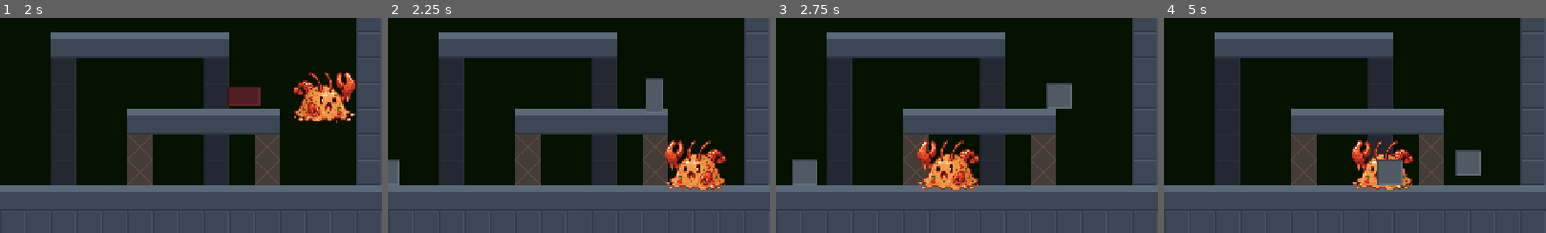
Above: before the commit, frames 1-4 (left to right).
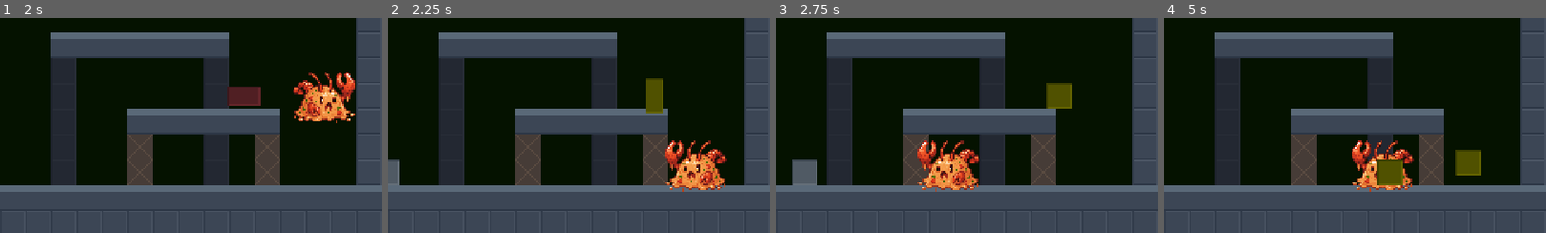
Above: after the commit, the same moments.

Repository: ido1224/2d-metroidvania
Game: Godot game, scene res://scenes/rooms/test_room_2.tscn
Same seed, same stepped clock (60 frames per second), same inputs: the game is played once before the commit and once after it. This scene is started directly instead of the project's main scene.
Inputs:
- Up to frame 1 (2 s): tap Enter at 0.5 s; hold D (move_right) from 0.53 s (still down); tap J (attack) at 0.6 s; tap Space (jump) at 0.77, 1.52 s; tap K (dash) at 1.35 s
- Up to frame 2 (2.25 s): release D (move_right) at 2.03 s; hold A (move_left) from 2.03 s (still down); tap Q (ground_slam) at 2.1 s
- Up to frame 3 (2.75 s): keep holding A (move_left)
- Up to frame 4 (5 s): release A (move_left) at 2.78 s; hold D (move_right) 2.78-4.28 s; tap J (attack) at 2.85 s; tap Space (jump) at 3.02, 3.77, 4.52 s; tap K (dash) at 3.6 s; hold A (move_left) from 4.28 s (still down); tap Q (ground_slam) at 4.35 s
The pictures show only the part of the screen within x 50-100%, y 50-100%; the shares and areas given below are measured in that part.

Frame 1 is identical in both runs. In frame 2, 0.7% of the frame differs, in the area x 67-72%, y 28-45%; in frame 3, 0.8%; in frame 4, 1.6%, in the area x 55-83%, y 61-78%.

Commit message:
Upgrade to Godot 4.6; red hit flash and yellow lunge tint on Ground Walker
Godot 4.6 also adds a .uid file next to every script; these are meant to be committed.

Co-Authored-By: Claude Opus 5.5 <noreply@anthropic.com>
Claude-Session: https://claude.ai/code/session_01SiMGQoBfnYZj9AUBZdEwK8

Diff:
--- a/project.godot
+++ b/project.godot
@@ -8,11 +8,15 @@
 
 config_version=5
 
+[animation]
+
+compatibility/default_parent_skeleton_in_mesh_instance_3d=true
+
 [application]
 
 config/name="2D-metroidvania-vibcode"
 run/main_scene="res://scenes/rooms/test_room.tscn"
-config/features=PackedStringArray("4.3", "GL Compatibility")
+config/features=PackedStringArray("4.6", "GL Compatibility")
 config/icon="res://icon.svg"
 
 [autoload]
--- a/scenes/enemies/base_enemy.gd
+++ b/scenes/enemies/base_enemy.gd
@@ -139,7 +139,7 @@
 
 ## Brief over-bright flash to signal that the enemy took a hit.
 func flash() -> void:
-	$Sprite2D.modulate = Color(10.0, 10.0, 10.0)
+	$Sprite2D.modulate = Color(1.0, 0.2, 0.2)
 	var tween := create_tween()
 	tween.tween_property($Sprite2D, "modulate", Color(1.0, 1.0, 1.0, 1.0), 0.15)
 
--- a/scenes/enemies/states/ground_walker/attack.gd
+++ b/scenes/enemies/states/ground_walker/attack.gd
@@ -128,8 +128,8 @@
 	_timer = 0.0
 	_phase = Phase.LUNGE
 
-	# Clear telegraph tint
-	enemy.get_node("Sprite2D").modulate = Color.WHITE
+	# Yellow tint on lunge
+	enemy.get_node("Sprite2D").modulate = Color(1.0, 0.9, 0.0)
 
 	# Position and activate hitbox
 	var hb = enemy.get_node("Hitbox")
Not shown, added: autoloads/game_manager.gd.uid
Not shown, added: scenes/components/health_component.gd.uid
Not shown, added: scenes/components/hitbox.gd.uid
Not shown, added: scenes/components/hurtbox.gd.uid
Not shown, added: scenes/componets/hitbox.gd.uid
Not shown, added: scenes/componets/hurtbox.gd.uid
Not shown, added: scenes/enemies/base_enemy.gd.uid
Not shown, added: scenes/enemies/ground_walker/ground_walker.gd.uid
Not shown, added: scenes/enemies/states/enemy_state.gd.uid
Not shown, added: scenes/enemies/states/enemy_state_machine.gd.uid
Not shown, added: scenes/enemies/states/ground_walker/alert.gd.uid
Not shown, added: scenes/enemies/states/ground_walker/attack.gd.uid
(and 20 more such lines)
